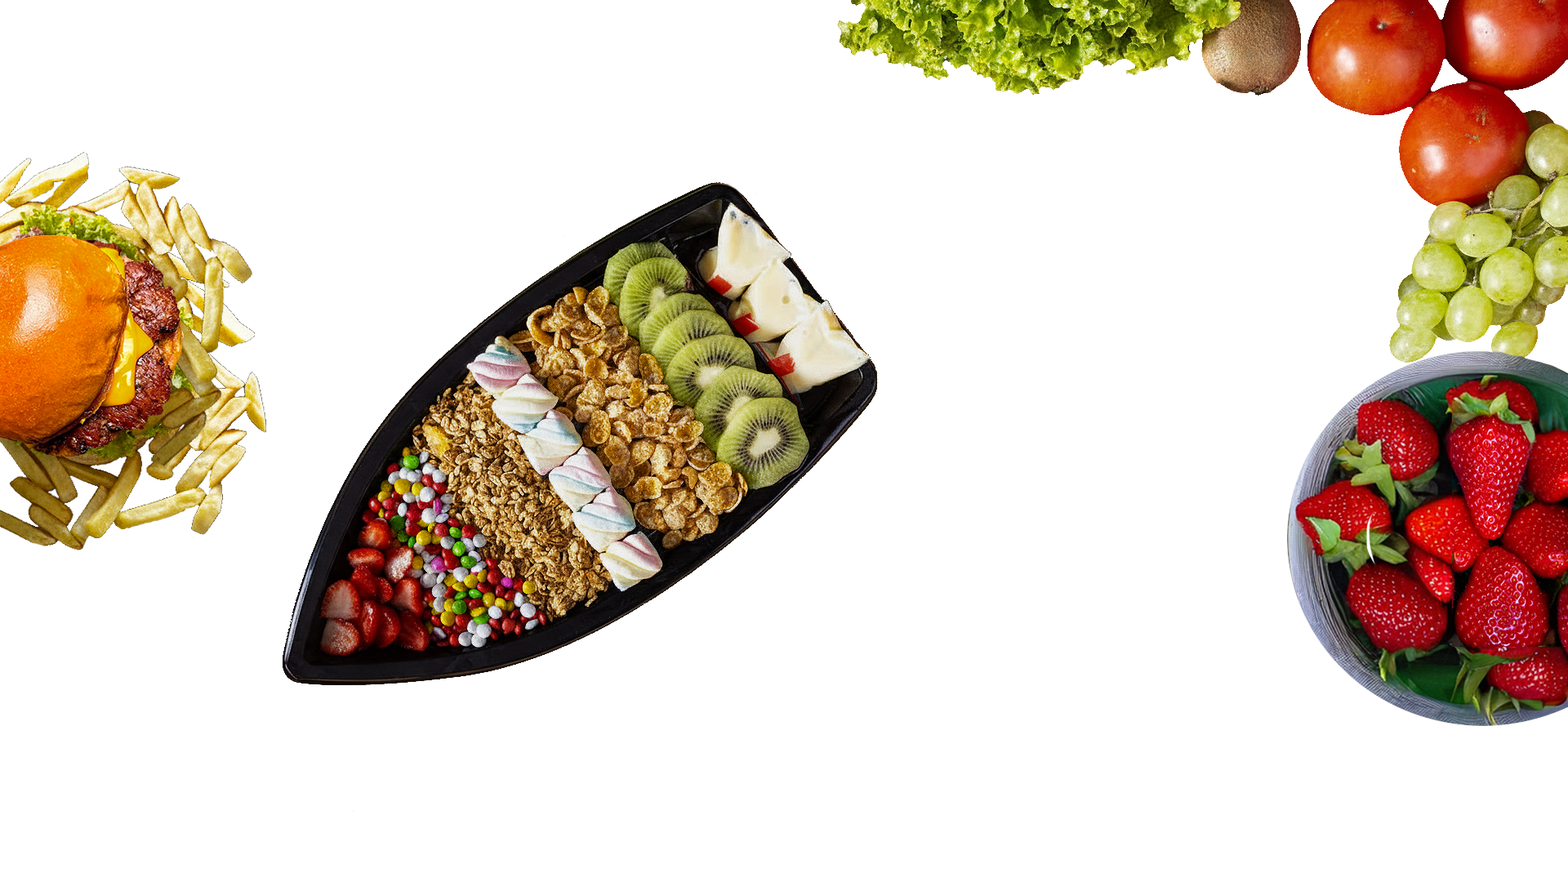
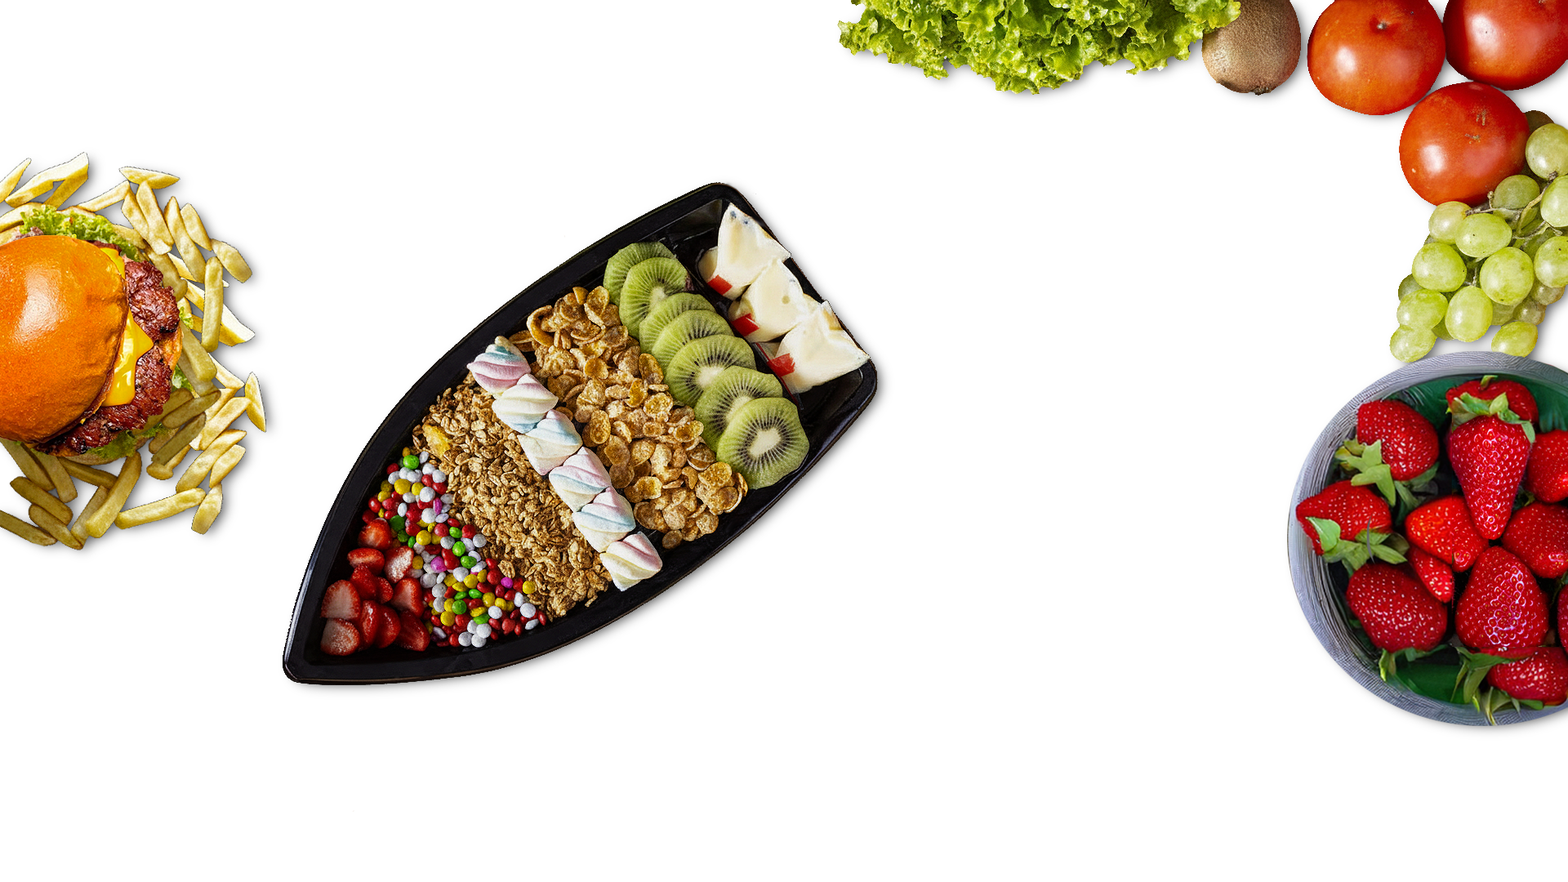
Comparing the layer stacks of the two w=1568, h=882 images. Changes:
painted on "Layer 2" over [1404,13,1508,120]